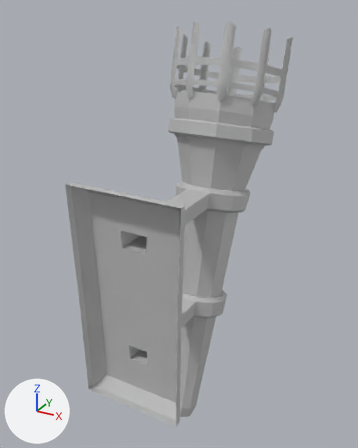
Renders of the FBX model Assets/CHRISTEST/benja/Modelos/Antorcha.fbx from each side of a commit.
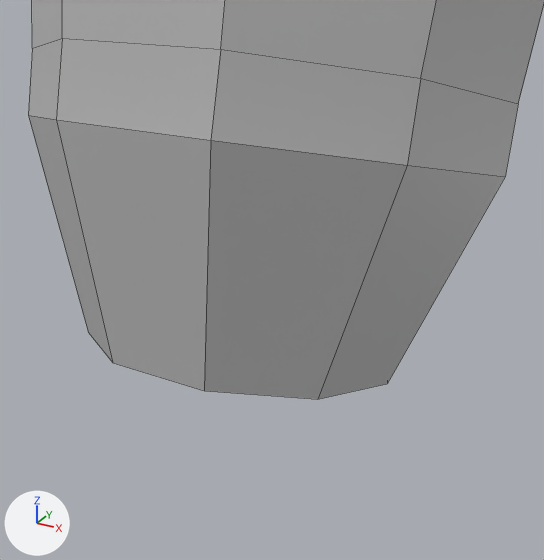
There are two pictures of each version: one whole from a camera (50 mm lens) standing at (0.645, -1.295, 0.69) and looking at (-0.065, -0.005, 0.045), one close up from a camera (50 mm lens) standing at (0.073, -0.216, -0.567) and looking at (0.0, -0.083, -0.634). Lighting does not change. The marker at lower left points along +X, +Y and +Z. The close-ups show mesh edges as thin lines. Where no turn or scale is listed for an object, it has been applied to the vertices.

Names of what the first close-up shows: 'Artorcha'.
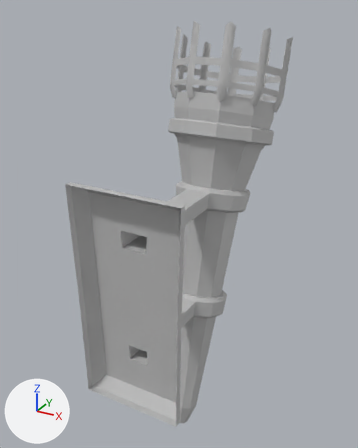
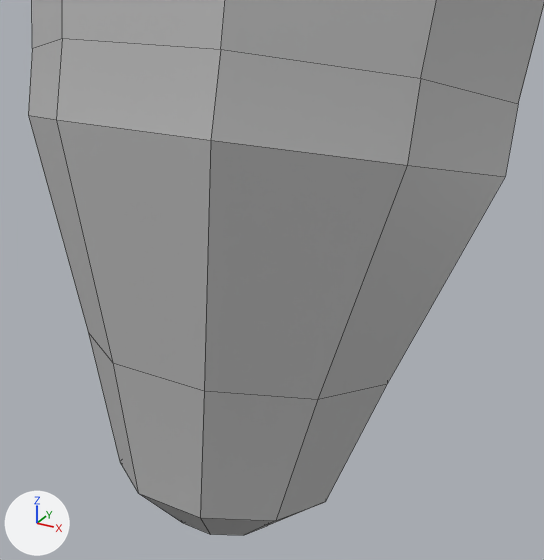
The newer file is also turned or shifted as a whole; pictures and numbers use the older file's frame.

Pixel boxes (x1, y1, x2, y2) of what changed, in the close-ups (544 x 560 px):
```json
{"object": "Artorcha", "change": "reshaped", "before": [28, 0, 544, 399], "after": [28, 0, 544, 535]}
{"part": 1, "of": "me_mesh", "change": "added", "after": [88, 333, 387, 535]}
```

Edits to the scene script, one JSON object a line:
```json
{"block": "me_mesh", "where": "# used by ob_artorcha; location = (0.0, 0.0, 0.0)"}
{"op": "remove", "block": "me_mesh", "code": "me_mesh.from_pydata(...)  # 446 vertices, 376 faces; spans x -0.185..0.185, y -0.41..0.41, z -0.652..0.652"}
{"op": "add", "block": "me_mesh", "code": "me_mesh.from_pydata(...)  # 467 vertices, 406 faces; spans x -0.185..0.185, y -0.41..0.41, z -0.683..0.652"}
{"block": "me_mesh", "change": "me_mesh part 1"}
{"block": "me_mesh", "change": "21 vertices are added at x -0.023..0.023, y -0.124..-0.081, z -0.683..-0.665"}
{"block": "me_mesh", "change": "30 new faces join them"}
```
